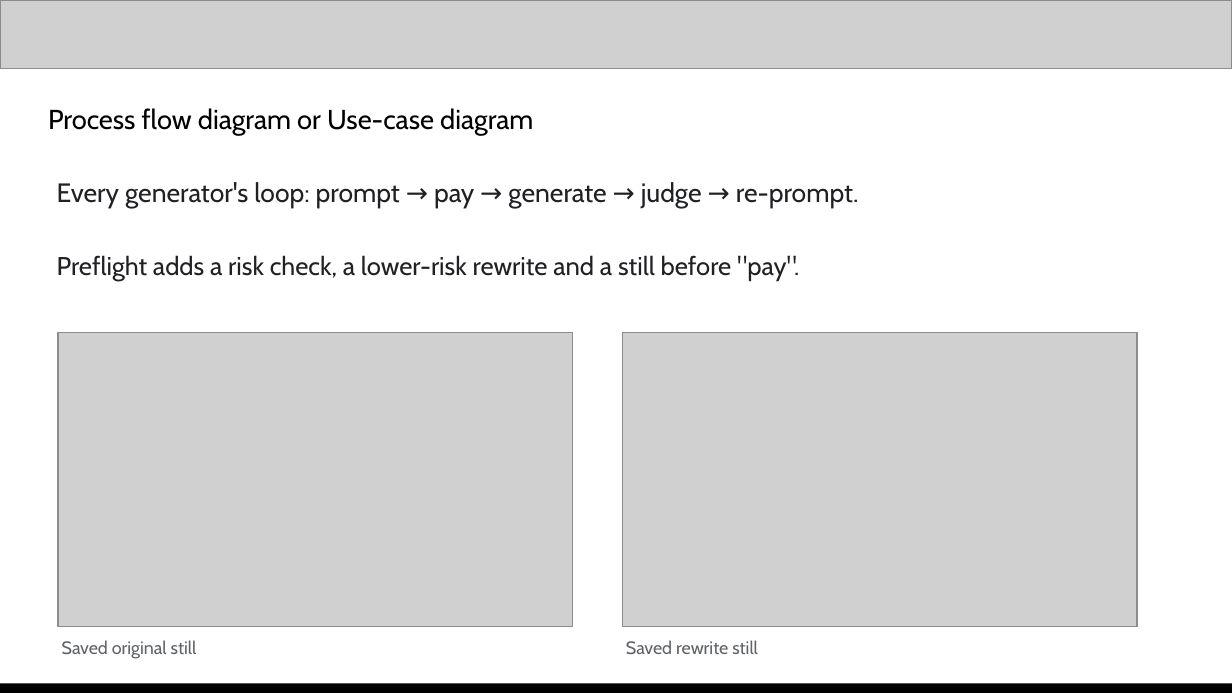
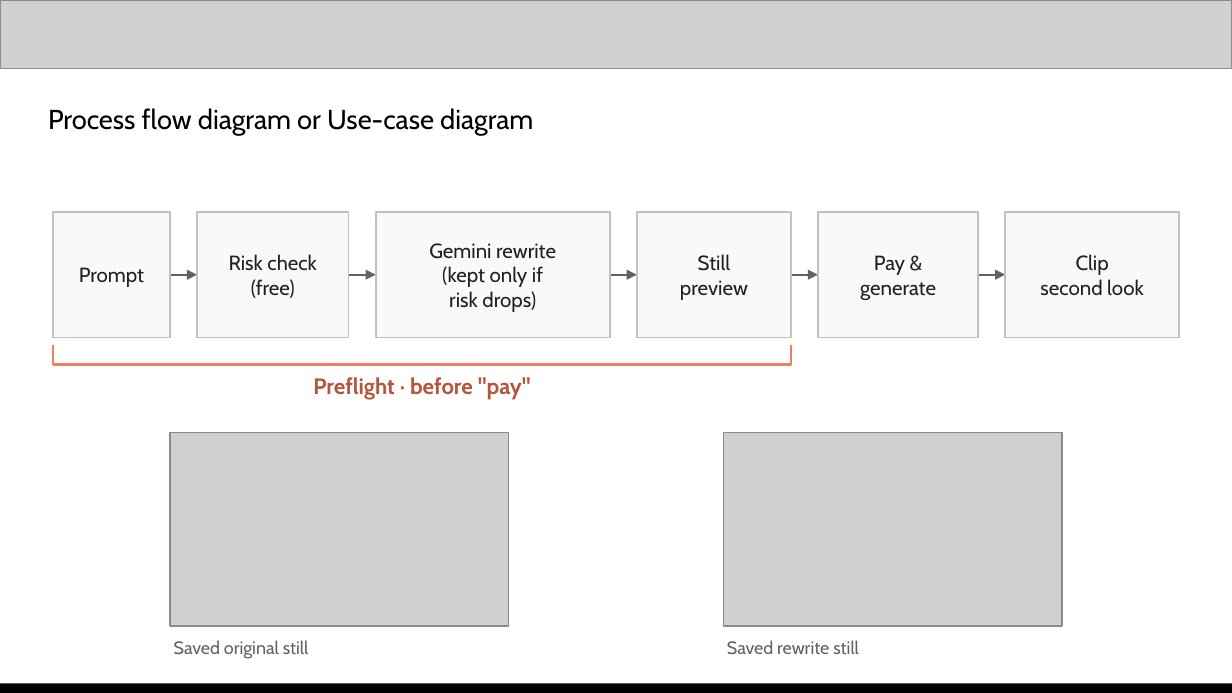
Before and after one commit to testofschool/preflight, a slide deck: slide 5 of docs/Preflight_pitch_deck.pptx. Drawn at 1232x693 pixels with LibreOffice and Linux fonts; fonts in the diff are those of the drawing; grey boxes stand for pictures. Boxes give left, top, right and bottom in pixels: in the first picture for what was removed or moved away, otherwise in the second. Text is boxed around its words. In the diff, an @@ line names an element or a change of style, - is before the commit and + after.

```diff
--- a/docs/Preflight_pitch_deck.pptx
+++ b/docs/Preflight_pitch_deck.pptx
@@ text removed at box(57, 182, 859, 208) @@
-Every generator's loop: prompt → pay → generate → judge → re-prompt.
@@ rectangle added at box(53, 212, 170, 338), fill #F8F9FA, outline #BDC1C6 1 pt, 12 pt, text #202124 @@
+Prompt
@@ rectangle added at box(197, 212, 349, 338), fill #F8F9FA, outline #BDC1C6 1 pt, 12 pt, text #202124 @@
+Risk check
+(free)
@@ rectangle added at box(376, 212, 610, 338), fill #F8F9FA, outline #BDC1C6 1 pt, 12 pt, text #202124 @@
+Gemini rewrite
+(kept only if
+risk drops)
@@ rectangle added at box(637, 212, 791, 338), fill #F8F9FA, outline #BDC1C6 1 pt, 12 pt, text #202124 @@
+Still
+preview
@@ rectangle added at box(818, 212, 978, 338), fill #F8F9FA, outline #BDC1C6 1 pt, 12 pt, text #202124 @@
+Pay &
+generate
@@ rectangle added at box(1005, 212, 1179, 338), fill #F8F9FA, outline #BDC1C6 1 pt, 12 pt, text #202124 @@
+Clip
+second look
@@ text removed at box(57, 255, 799, 281) @@
-Preflight adds a risk check, a lower-risk rewrite and a still before "pay".
@@ arrow added from (170, 275) to (197, 275), #5F6368 1.34 pt @@
@@ arrow added from (349, 275) to (376, 275), #5F6368 1.34 pt @@
@@ arrow added from (610, 275) to (637, 275), #5F6368 1.34 pt @@
@@ arrow added from (791, 275) to (818, 275), #5F6368 1.34 pt @@
@@ arrow added from (978, 275) to (1005, 275), #5F6368 1.34 pt @@
@@ freeform shape added at box(53, 345, 791, 365), outline #EF7F60 1.5 pt @@
@@ text added at box(313, 377, 531, 400), 13 pt, text #B4563B, bold @@
+Preflight · before "pay"
@@ picture: place and size @@
-picture at box(58, 333, 573, 627)
+picture at box(170, 432, 509, 626)
@@ picture: place and size @@
-picture at box(622, 333, 1137, 627)
+picture at box(723, 432, 1062, 626)
@@ text "Saved original still": place and size @@
-text "Saved original still" at box(62, 640, 197, 659)
+text "Saved original still" at box(174, 640, 309, 659)
@@ text "Saved rewrite still": place and size @@
-text "Saved rewrite still" at box(626, 640, 758, 654)
+text "Saved rewrite still" at box(727, 640, 859, 654)
```
Also in this commit, not shown: 2 other slides changed, 3 other files.
